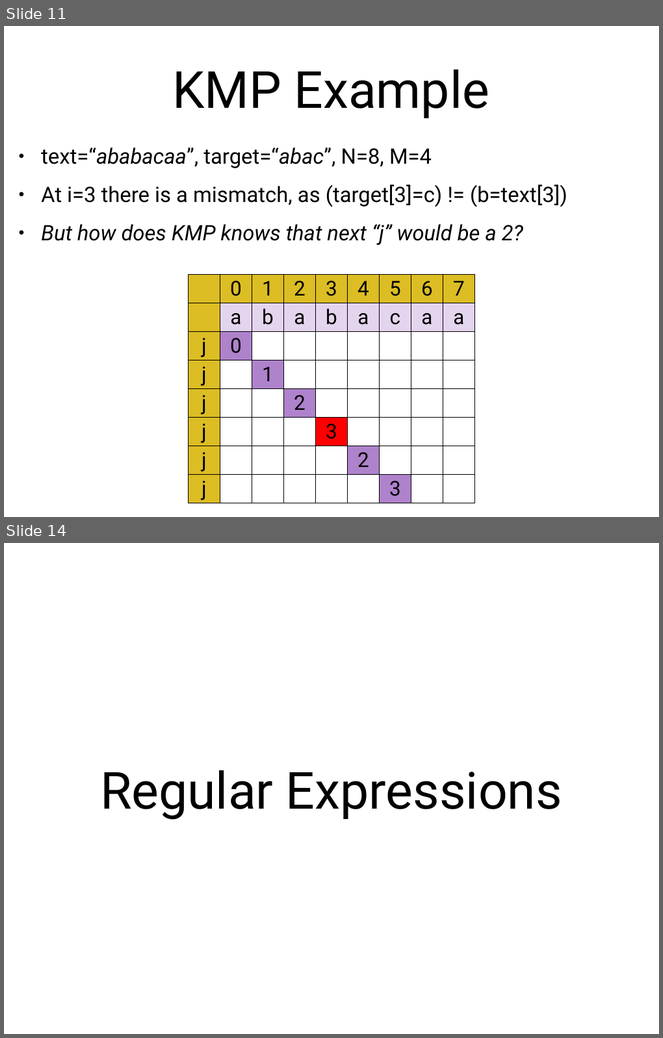
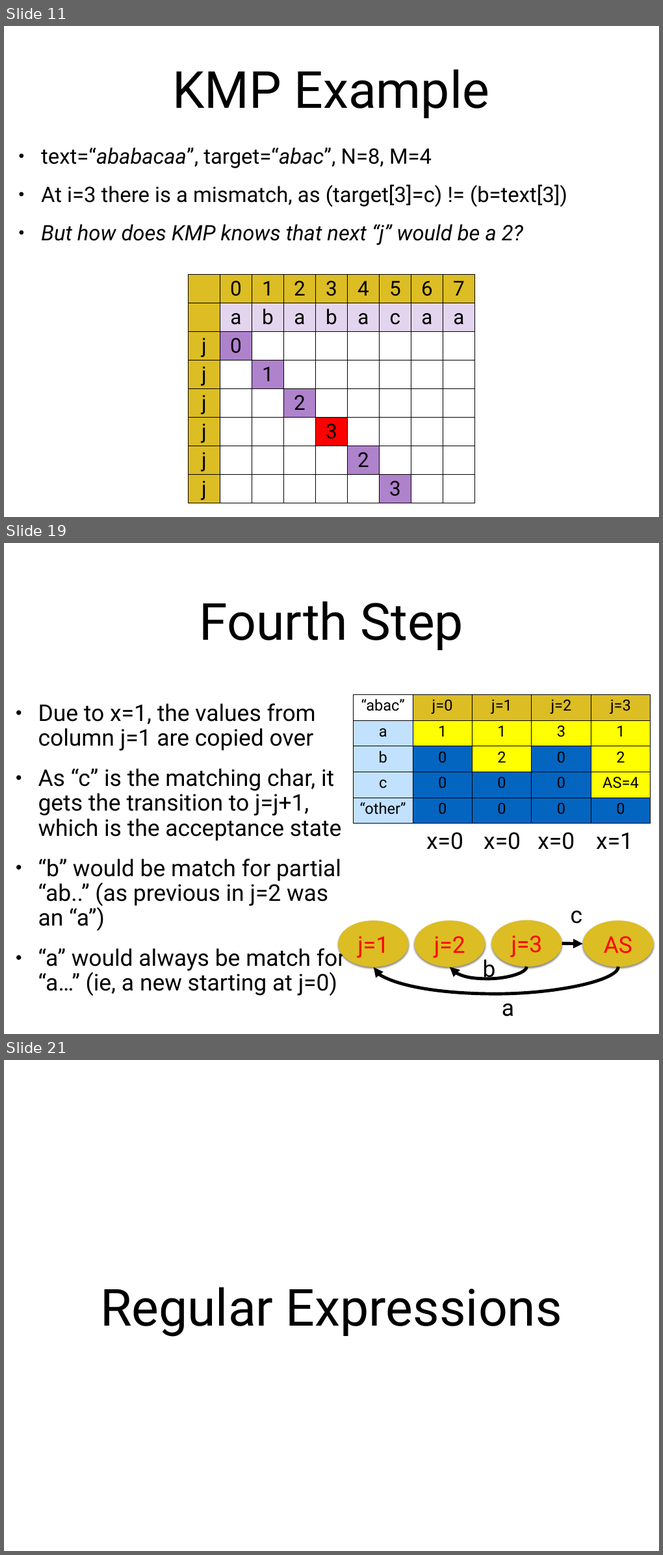
Before and after one commit to arcuri82/algorithms, a slide deck: docs/slides/09/09_regex.pptx. Shown one above the other, each under a label of ours: slides 11 and 14 before the commit, slides 11, 19 and 21 after it; the slides between them are not shown. The pictures are 663x1038 and 663x1555 pixels, drawn with LibreOffice and Linux fonts; fonts in the diff are those of the drawing. Boxes give left, top, right and bottom in pixels: in the first picture for what was removed or moved away, otherwise in the second. Text is boxed around its words. In the diff, an @@ line names an element or a change of style, - is before the commit and + after.

```diff
--- a/docs/slides/09/09_regex.pptx
+++ b/docs/slides/09/09_regex.pptx
@@ slide 19 added at (x1=4, y1=543, x2=659, y2=1034), background #FFFFFF @@
@@ title added at (x1=199, y1=601, x2=464, y2=650), 80 pt, text #000000 @@
+Fourth Step
@@ table added at (x1=353, y1=694, x2=651, y2=824), 5 rows, 5 columns @@
+“abac” | j=0 | j=1 | j=2 | j=3
+a | 1 | 1 | 3 | 1
+b | 0 | 2 | 0 | 2
+c | 0 | 0 | 0 | AS=4
+“other” | 0 | 0 | 0 | 0
@@ text added at (x1=38, y1=704, x2=345, y2=996), 36 pt, text #000000 @@
+• Due to x=1, the values from column j=1 are copied over
+• As “c” is the matching char, it gets the transition to j=j+1, which is the acceptance state
+• “b” would be match for partial “ab..” (as previous in j=2 was an “a”)
+• “a” would always be match for “a…” (ie, a new starting at j=0)
@@ text added at (x1=426, y1=832, x2=464, y2=850), 36 pt, text #000000 @@
+x=0
@@ text added at (x1=484, y1=832, x2=521, y2=850), 36 pt, text #000000 @@
+x=0
@@ text added at (x1=538, y1=832, x2=575, y2=850), 36 pt, text #000000 @@
+x=0
@@ text added at (x1=596, y1=832, x2=633, y2=849), 36 pt, text #000000 @@
+x=1
@@ text added at (x1=571, y1=911, x2=583, y2=924), 36 pt, text #000000 @@
+c
@@ ellipse added at (x1=338, y1=921, x2=408, y2=967), fill #DCBD23, 36 pt, text #FF0000 @@
+j=1
@@ ellipse added at (x1=415, y1=921, x2=485, y2=967), fill #DCBD23, 36 pt, text #FF0000 @@
+j=2
@@ ellipse added at (x1=492, y1=921, x2=562, y2=967), fill #DCBD23, 36 pt, text #FF0000 @@
+j=3
@@ ellipse added at (x1=583, y1=921, x2=653, y2=967), fill #DCBD23, 36 pt, text #FF0000 @@
+AS
@@ arrow added from (562, 944) to (583, 944), #000000 5 pt @@
@@ curved arrow added from (619, 967) to (374, 968), #000000 5 pt @@
@@ curved arrow added from (527, 967) to (450, 967), #000000 5 pt @@
@@ text added at (x1=483, y1=956, x2=496, y2=981), 36 pt, text #000000 @@
+b
@@ text added at (x1=502, y1=995, x2=514, y2=1017), 36 pt, text #000000 @@
+a
@@ what was slide 14 is now slide 21 @@
```
Also in this commit, not shown: 4 slides changed, 28 other slides added, 2 slides removed, 5 other files.
